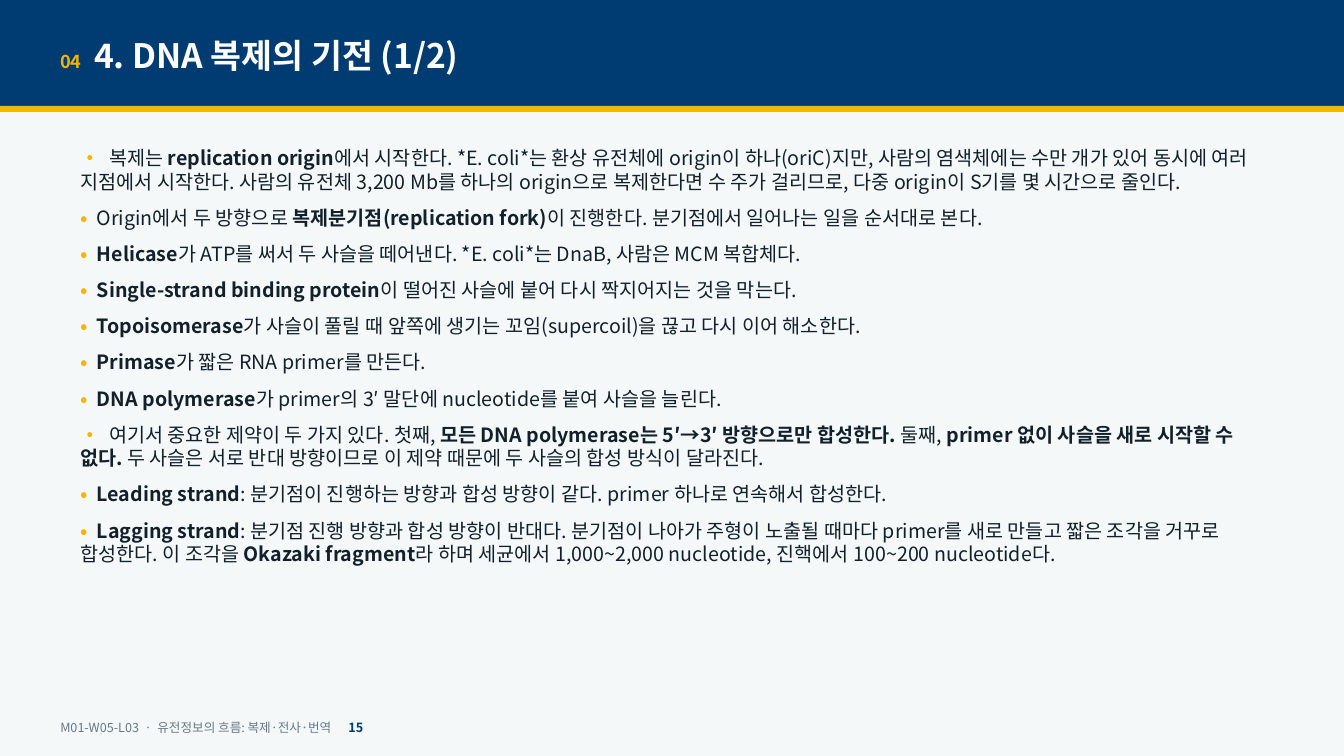
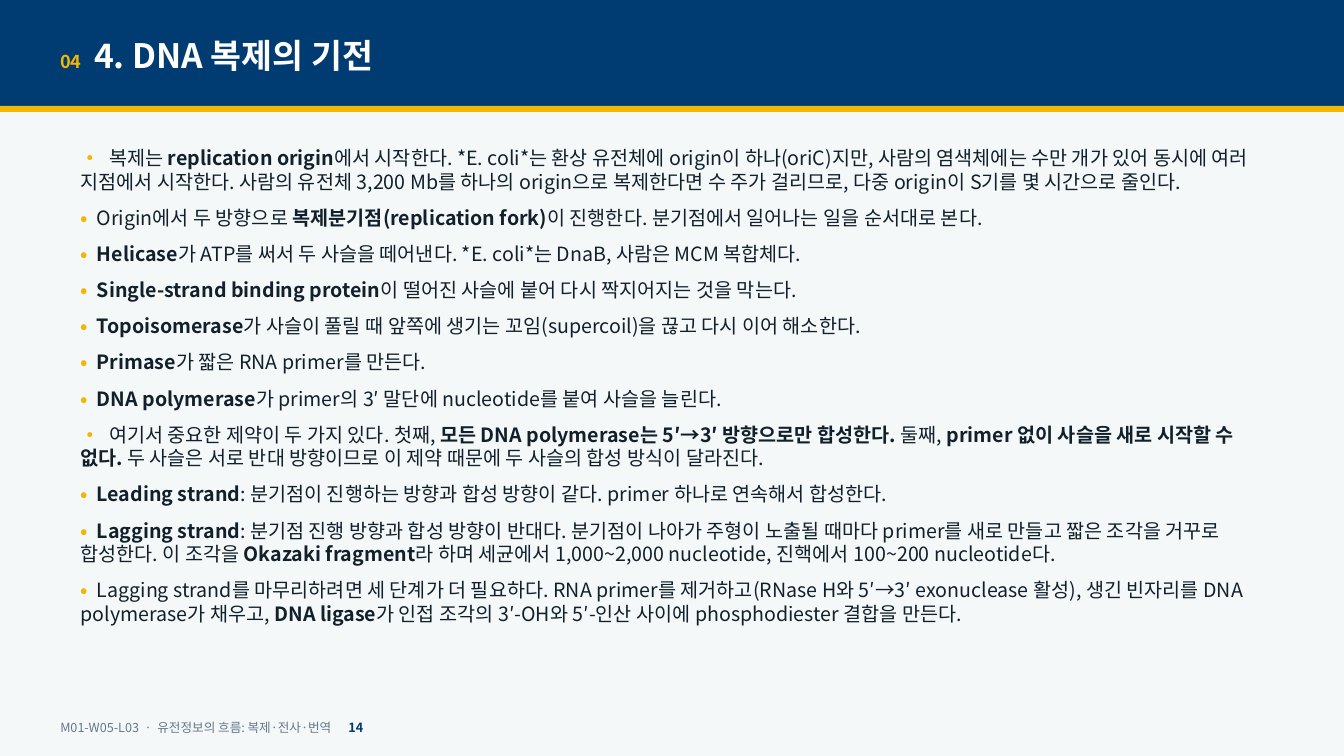
Before and after one commit to hoperiasd2/hoperiasd2.github.io, a slide deck: slide 14 of curriculum/M01/W05/L03/slides.pptx (slide 15 before the commit). Drawn at 1344x756 pixels with LibreOffice and Linux fonts; fonts in the diff are those of the drawing. Boxes give left, top, right and bottom in pixels: in the first picture for what was removed or moved away, otherwise in the second. Text is boxed around its words. In the diff, an @@ line names an element or a change of style, - is before the commit and + after.

```diff
--- a/curriculum/M01/W05/L03/slides.pptx
+++ b/curriculum/M01/W05/L03/slides.pptx
@@ text at (60,39,373,71): text changed @@
-04 4. DNA 복제의 기전 (1/2)
+04 4. DNA 복제의 기전
@@ text at (80,580,1243,626): paragraph added @@
+• Lagging strand를 마무리하려면 세 단계가 더 필요하다. RNA primer를 제거하고(RNase H와 5′→3′ exonuclease 활성), 생긴 빈자리를 DNA polymerase가 채우고, DNA ligase가 인접 조각의 3′-OH와 5′-인산 사이에 phosphodiester 결합을 만든다.
@@ text at (60,721,363,733): text changed @@
-M01-W05-L03 · 유전정보의 흐름: 복제·전사·번역 15
+M01-W05-L03 · 유전정보의 흐름: 복제·전사·번역 14
```
Also in this commit, not shown: 22 other slides changed, 16 slides removed, 6 other files.
